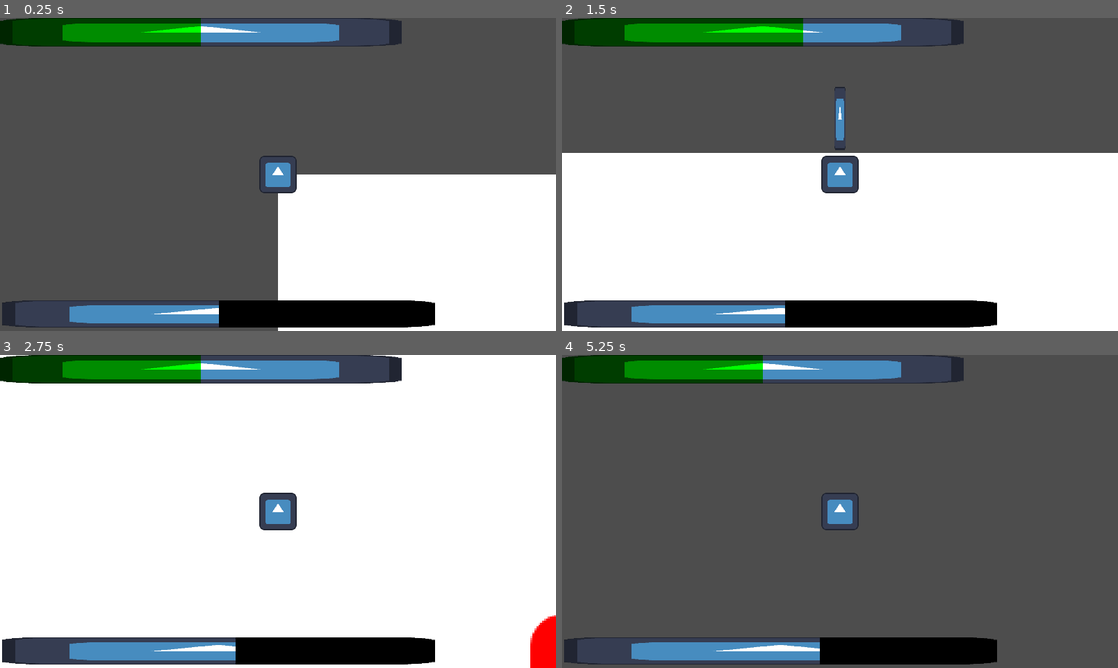
Above: before the commit, frames 1-4 (two rows, left to right).
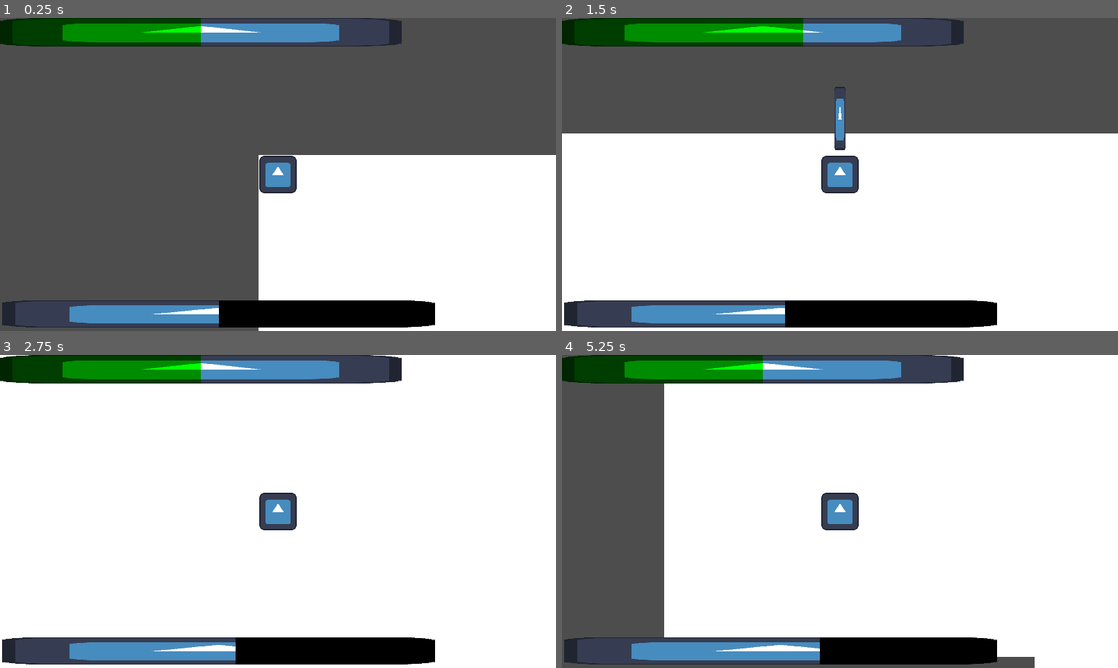
Above: after the commit, the same moments.

Repository: bigmonmulgrew/GodotJam70
Game: Godot game, scene res://Levels/DELETEMETEST.tscn
The game is run twice, just before and just after one commit, with the same random seed, the same clock (stepped at 60 frames per second) and the same inputs. The engine's default icon, where the game draws it, is replaced by a stand-in: a white triangle on a blue panel in a dark square.
Inputs (mouse positions are in pixels of both pictures, inside the frame that each line leads up to):
- Up to frame 1 (0.25 s): no input
- Up to frame 2 (1.5 s): tap Enter at 0.5 s; move the mouse to (962, 158) at 0.52 s; hold D (move_right) 0.53-1.28 s; tap Shift (defensive_action) at 0.6 s; tap Space at 1.25 s; move the mouse to (728, 190) at 1.27 s; hold S (move_down) from 1.28 s (still down); click (728, 190) at 1.35 s
- Up to frame 3 (2.75 s): move the mouse to (333, 442) at 2.02 s; release S (move_down) at 2.03 s; hold D (move_right) from 2.03 s (still down); right-click (333, 442) at 2.1 s
- Up to frame 4 (5.25 s): move the mouse to (812, 574) at 2.77 s; release D (move_right) at 2.78 s; hold W (move_up) 2.78-3.53 s; tap Shift (defensive_action) at 2.85, 5.1 s; move the mouse to (1006, 558) at 3.52 s; hold A (move_left) 3.53-5.03 s; click (1006, 558) at 3.6 s; move the mouse to (673, 464) at 4.27 s; right-click (673, 464) at 4.35 s; move the mouse to (867, 511) at 5.02 s; hold S (move_down) from 5.03 s (still down)

The runs differ from the first frame. In frame 1, 4.2% of the frame differs, in the area x 46-100%, y 43-100%; in frame 2, 6.1%; in frame 3, 0.7%; in frame 4, 70%, in the area x 18-100%, y 0-100%.

Commit message:
Updated collision mask for KingArthur
Changed the collision mask to make sense and updated speed to look better.

Diff:
--- a/Scenes/Character/Player/king_arthur.tscn
+++ b/Scenes/Character/Player/king_arthur.tscn
@@ -11,6 +11,7 @@
 [sub_resource type="CircleShape2D" id="CircleShape2D_5pih8"]
 
 [node name="KingArthur" type="CharacterBody2D"]
+collision_mask = 14
 script = ExtResource("1_goc7c")
 
 [node name="Sprite2D" type="Sprite2D" parent="."]
@@ -32,6 +33,7 @@
 health = 50
 
 [node name="UserMovementComponent" parent="." instance=ExtResource("5_4oels")]
+max_speed = 200.0
 
 [node name="ResourceComponent" parent="." instance=ExtResource("6_7mpsh")]
 
